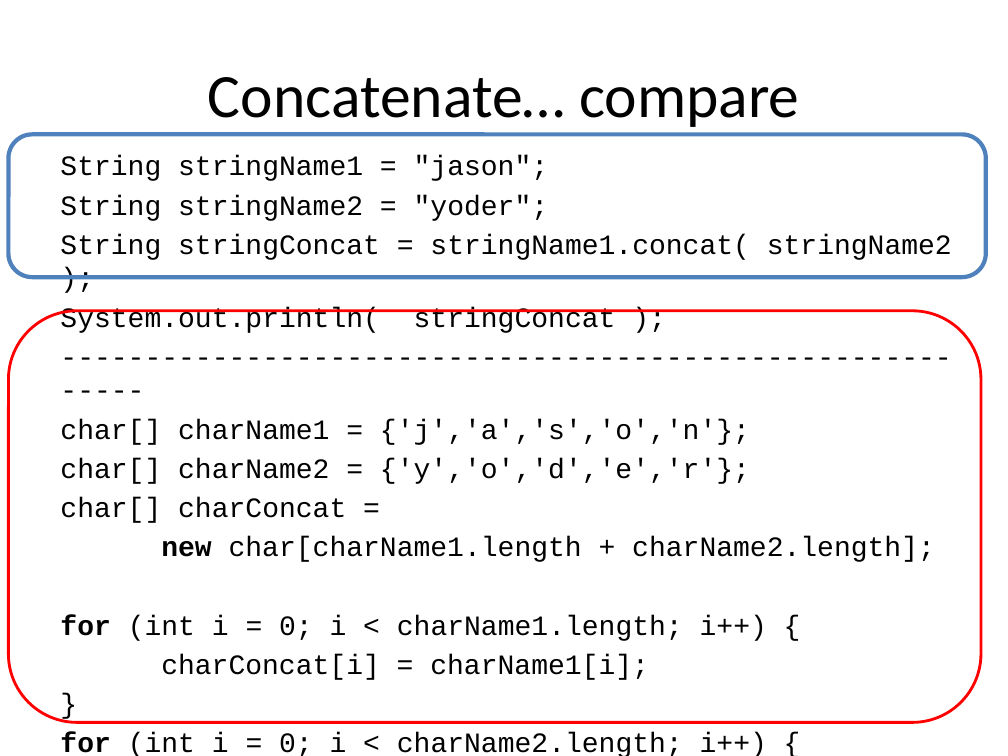
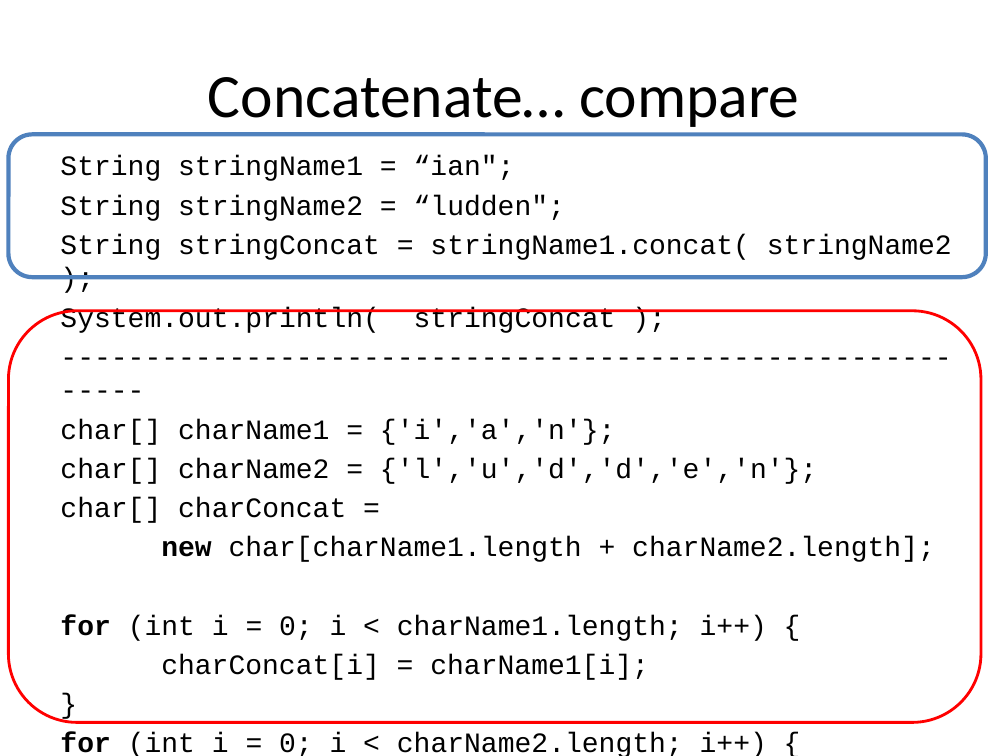
Before and after one commit to RHIT-CSSE/csse220, a slide deck: slide 5 of ClassMaterials/Encapsulation/Slides/Part2-SETechniques-Principle3.pptx. Drawn at 1008x756 pixels with LibreOffice and Linux fonts; fonts in the diff are those of the drawing. Boxes give left, top, right and bottom in pixels: in the first picture for what was removed or moved away, otherwise in the second. Text is boxed around its words. In the diff, an @@ line names an element or a change of style, - is before the commit and + after.

```diff
--- a/ClassMaterials/Encapsulation/Slides/Part2-SETechniques-Principle3.pptx
+++ b/ClassMaterials/Encapsulation/Slides/Part2-SETechniques-Principle3.pptx
@@ text at bbox=[60, 156, 565, 221]: text changed @@
-String stringName1 = "jason";
-String stringName2 = "yoder";
+String stringName1 = “ian";
+String stringName2 = “ludden";
@@ text at bbox=[60, 419, 817, 484]: text changed @@
-char[] charName1 = {'j','a','s','o','n'};
-char[] charName2 = {'y','o','d','e','r'};
+char[] charName1 = {'i','a','n'};
+char[] charName2 = {'l','u','d','d','e','n'};
```
Also in this commit, not shown: 1 other slide changed, 1 other file.
